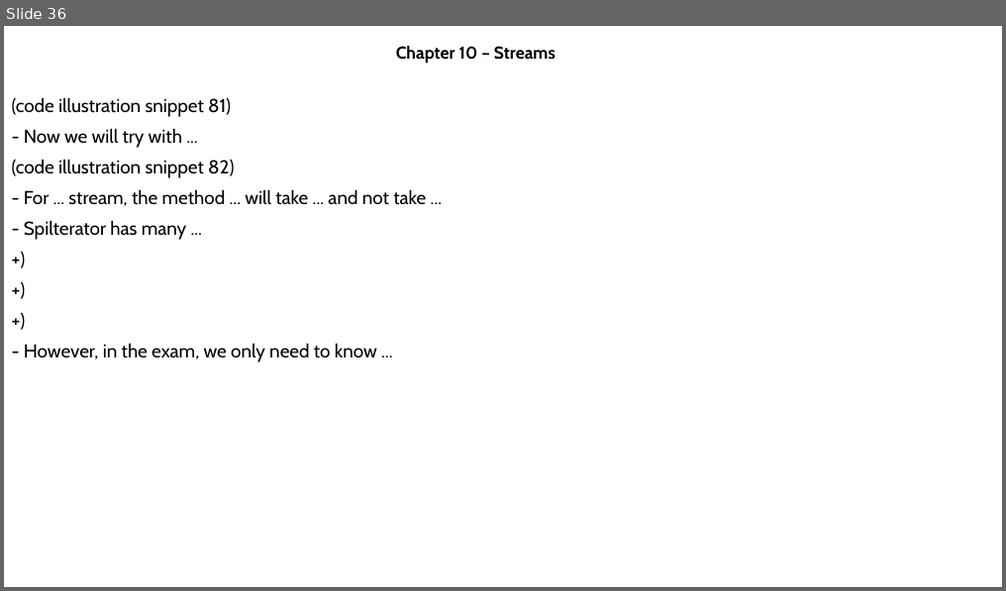
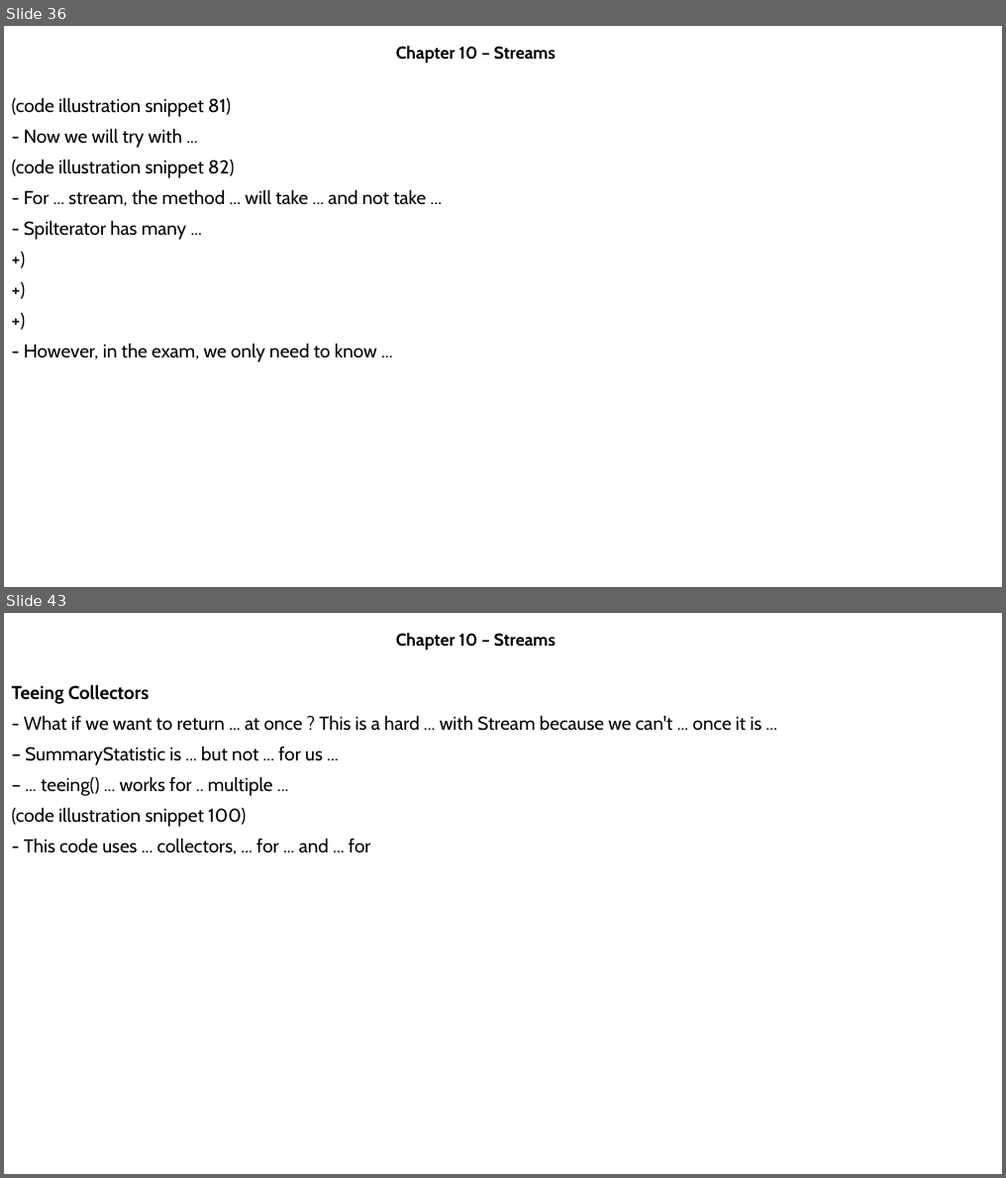
Before and after one commit to MaiDinhVinh/CS-Java, a slide deck: OCP17/Chapter 10 - Streams.pptx. Shown one above the other, each under a label of ours: slide 36 before the commit, slides 36 and 43 after it; the slides between them are not shown. The pictures are 1006x591 and 1006x1178 pixels, drawn with LibreOffice and Linux fonts; fonts in the diff are those of the drawing. Boxes give left, top, right and bottom in pixels: in the first picture for what was removed or moved away, otherwise in the second. Text is boxed around its words. In the diff, an @@ line names an element or a change of style, - is before the commit and + after.

```diff
--- a/OCP17/Chapter 10 - Streams.pptx
+++ b/OCP17/Chapter 10 - Streams.pptx
@@ slide 43 added at [4, 613, 1002, 1174], background #FFFFFF @@
@@ subtitle added at [396, 633, 555, 651], 16.6 pt, text #000000, bold @@
+Chapter 10 – Streams
@@ text added at [12, 684, 762, 855], 18 pt, text #000000 @@
+Teeing Collectors
+- What if we want to return ... at once ? This is a hard ... with Stream because we can't ... once it is ...
+– SummaryStatistic is ... but not ... for us ...
+– ... teeing() ... works for .. multiple ...
+(code illustration snippet 100)
+- This code uses ... collectors, ... for ... and ... for
```
Also in this commit, not shown: 6 other slides added.
